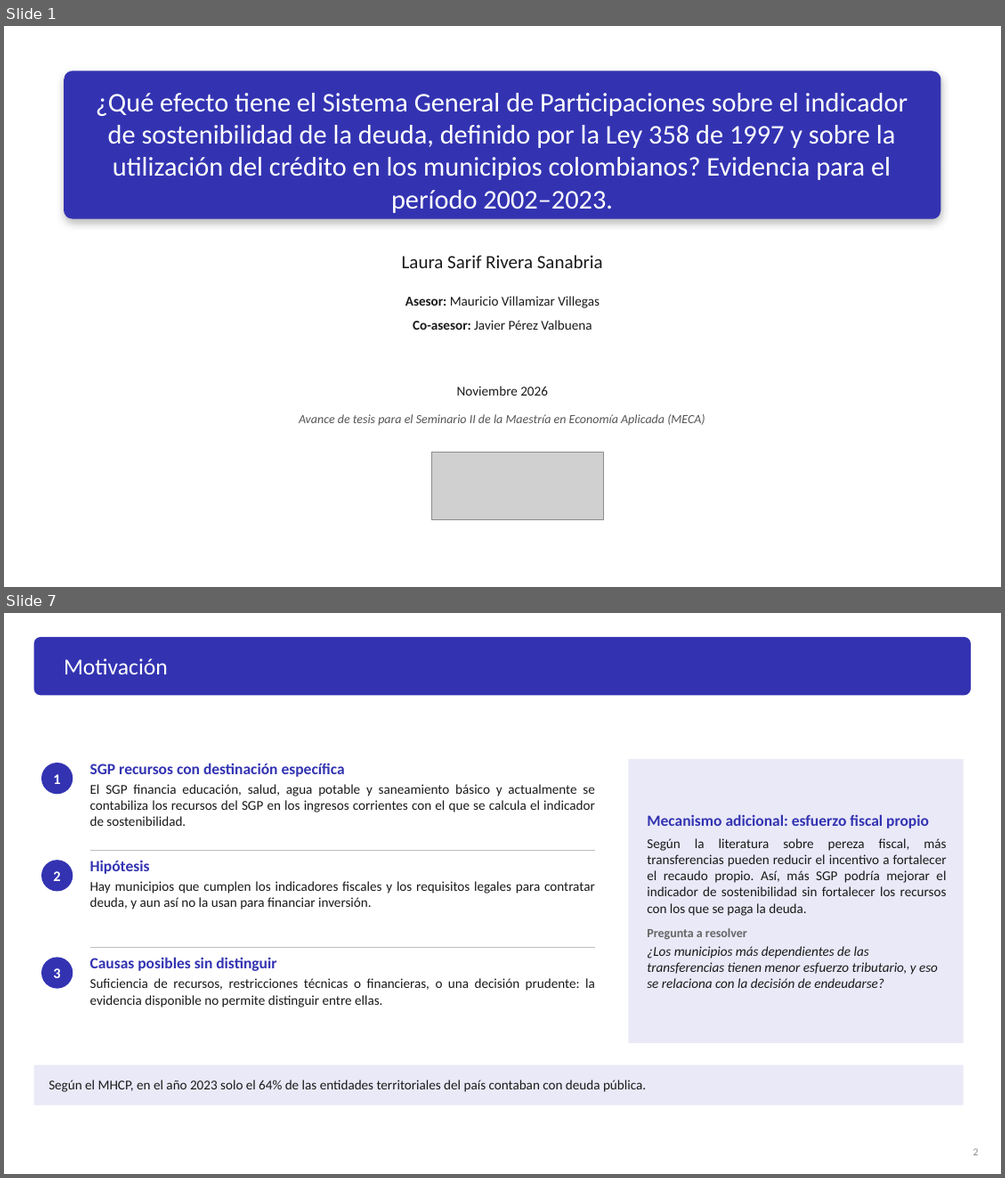
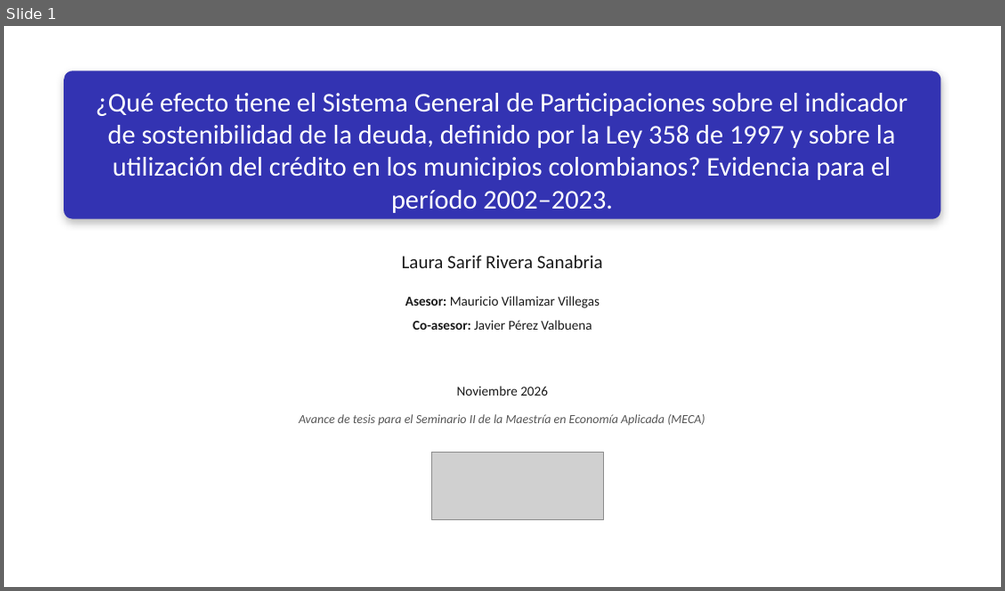
Before and after one commit to Laurarivera34/TESIS_MECA, a slide deck: docs/slides/asesores/Presentación_LauraRivera.pptx. Shown one above the other, each under a label of ours: slides 1 and 7 before the commit, slide 1 after it; the slides between them are not shown. The pictures are 1005x1178 and 1005x591 pixels, drawn with LibreOffice and Linux fonts; fonts in the diff are those of the drawing; grey boxes stand for pictures. Boxes give left, top, right and bottom in pixels: in the first picture for what was removed or moved away, otherwise in the second. Text is boxed around its words. In the diff, an @@ line names an element or a change of style, - is before the commit and + after.

```diff
--- a/docs/slides/asesores/Presentación_LauraRivera.pptx
+++ b/docs/slides/asesores/Presentación_LauraRivera.pptx
@@ slide 7 removed at bbox=[4, 613, 1001, 1174], background #FFFFFF @@
@@ rounded rectangle removed at bbox=[34, 637, 971, 695] @@
@@ text removed at bbox=[64, 658, 168, 674] @@
-Motivación
@@ ellipse removed at bbox=[41, 763, 73, 794] @@
-1
@@ text removed at bbox=[90, 763, 595, 826] @@
-SGP recursos con destinación específica
-El SGP financia educación, salud, agua potable y saneamiento básico y actualmente se contabiliza los recursos del SGP en los ingresos corrientes con el que se calcula el indicador de sostenibilidad.
@@ rectangle removed at bbox=[629, 759, 963, 1043] @@
@@ text removed at bbox=[647, 814, 947, 988] @@
-Mecanismo adicional: esfuerzo fiscal propio
-Según la literatura sobre pereza fiscal, más transferencias pueden reducir el incentivo a fortalecer el recaudo propio. Así, más SGP podría mejorar el indicador de sostenibilidad sin fortalecer los recursos con los que se paga la deuda.
-Pregunta a resolver
-¿Los municipios más dependientes de las transferencias tienen menor esfuerzo tributario, y eso se relaciona con la decisión de endeudarse?
@@ line removed from (90, 850) to (595, 850) @@
@@ ellipse removed at bbox=[41, 860, 73, 892] @@
-2
@@ text removed at bbox=[90, 860, 595, 909] @@
-Hipótesis
-Hay municipios que cumplen los indicadores fiscales y los requisitos legales para contratar deuda, y aun así no la usan para financiar inversión.
@@ ellipse removed at bbox=[41, 957, 73, 989] @@
-3
@@ line removed from (90, 948) to (595, 948) @@
@@ text removed at bbox=[90, 957, 595, 1007] @@
-Causas posibles sin distinguir
-Suficiencia de recursos, restricciones técnicas o financieras, o una decisión prudente: la evidencia disponible no permite distinguir entre ellas.
@@ rectangle removed at bbox=[34, 1064, 963, 1105] @@
@@ text removed at bbox=[48, 1079, 646, 1092] @@
-Según el MHCP, en el año 2023 solo el 64% de las entidades territoriales del país contaban con deuda pública.
@@ text removed at bbox=[973, 1148, 979, 1155] @@
-2
```
Also in this commit, not shown: 12 slides changed, 17 slides added, 16 other slides removed, 7 other files.
